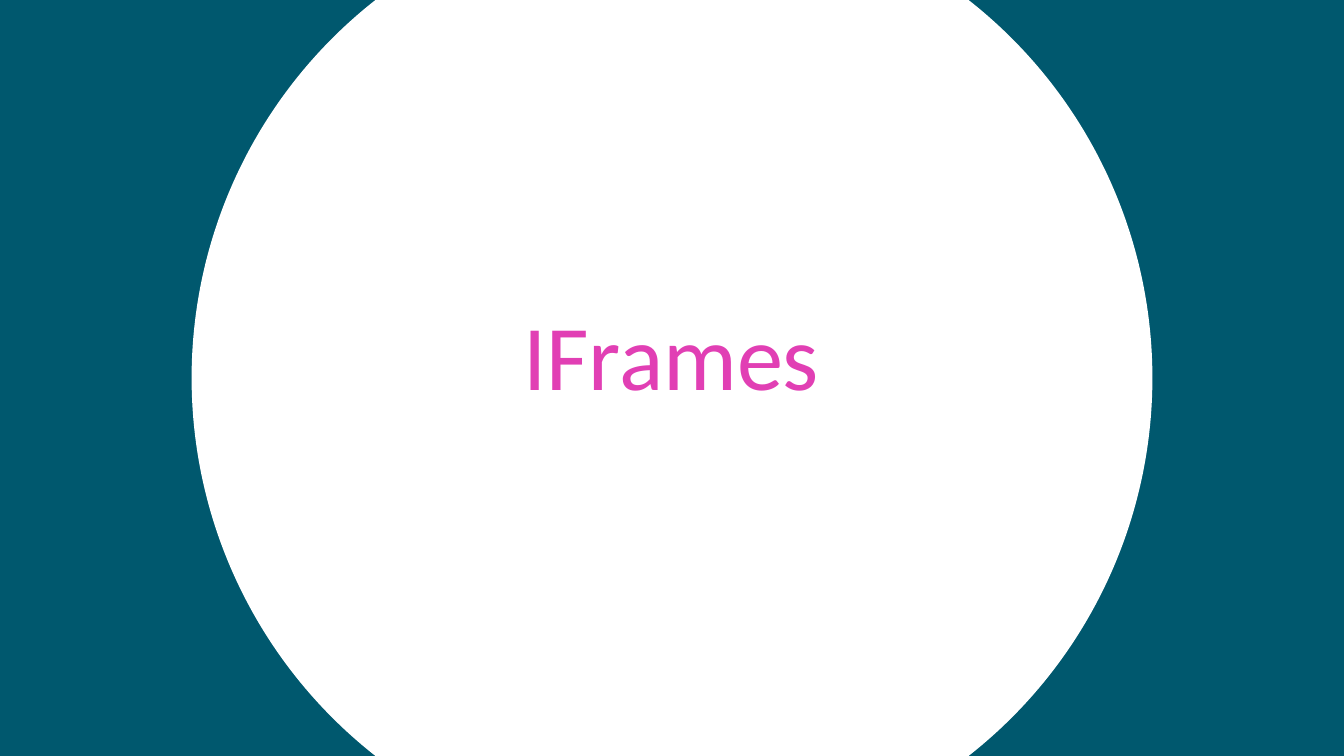
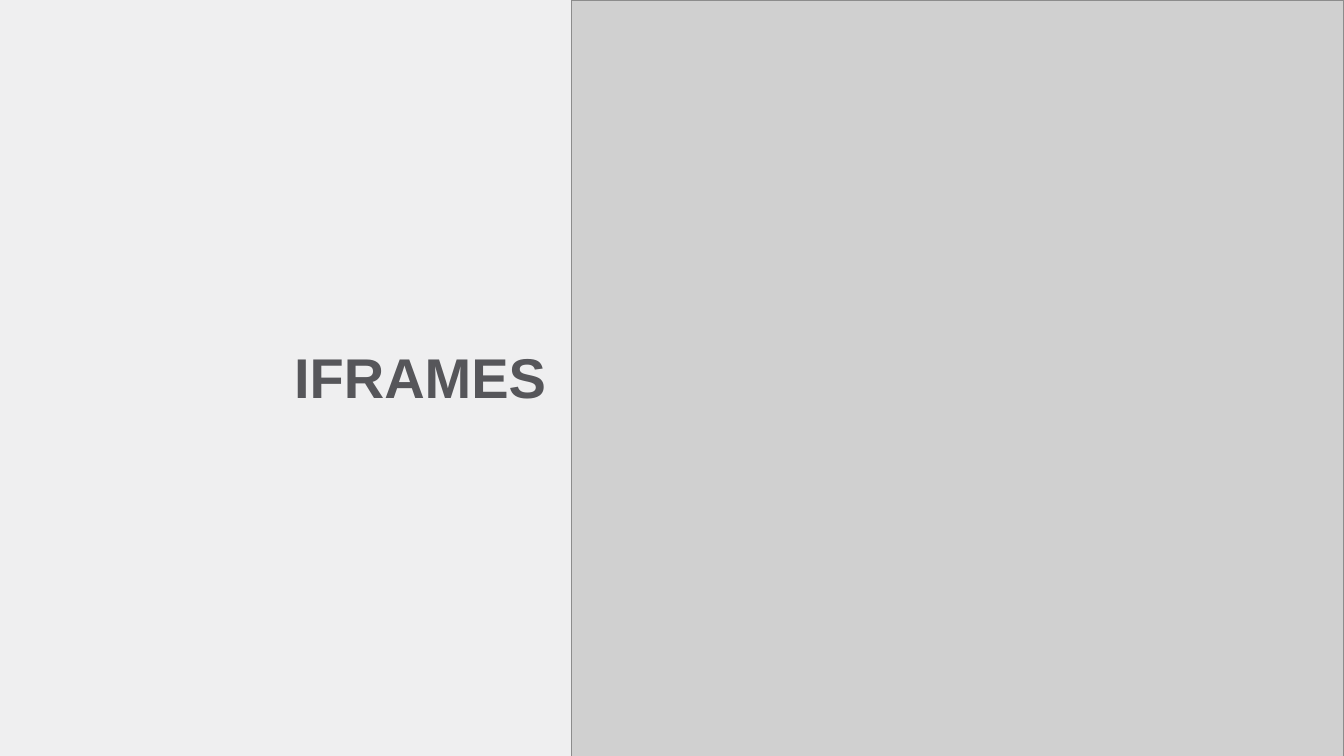
Before and after one commit to hytechclub/web-101, a slide deck: slide 7 of Week04/TablesAndIFrames.pptx (slide 8 before the commit). Drawn at 1344x756 pixels with LibreOffice and Linux fonts; fonts in the diff are those of the drawing; grey boxes stand for pictures. Boxes give left, top, right and bottom in pixels: in the first picture for what was removed or moved away, otherwise in the second. Text is boxed around its words. In the diff, an @@ line names an element or a change of style, - is before the commit and + after.

```diff
--- a/Week04/TablesAndIFrames.pptx
+++ b/Week04/TablesAndIFrames.pptx
@@ background #00586E to #FFFFFF @@
@@ rectangle added at <box>0,0,572,756</box>, fill #EFEFF0 @@
@@ ellipse removed at <box>192,0,1152,756</box> @@
@@ picture added at <box>572,0,1344,756</box> @@
@@ title at <box>294,359,546,399</box>: text changed; size 66 to 40 pt; font Calibri to Arial; text colour #E13FB4 to #56565A; bold on @@
-IFrames
+IFRAMES
```
Also in this commit, not shown: 3 other slides changed, 5 slides added, 7 slides removed.
